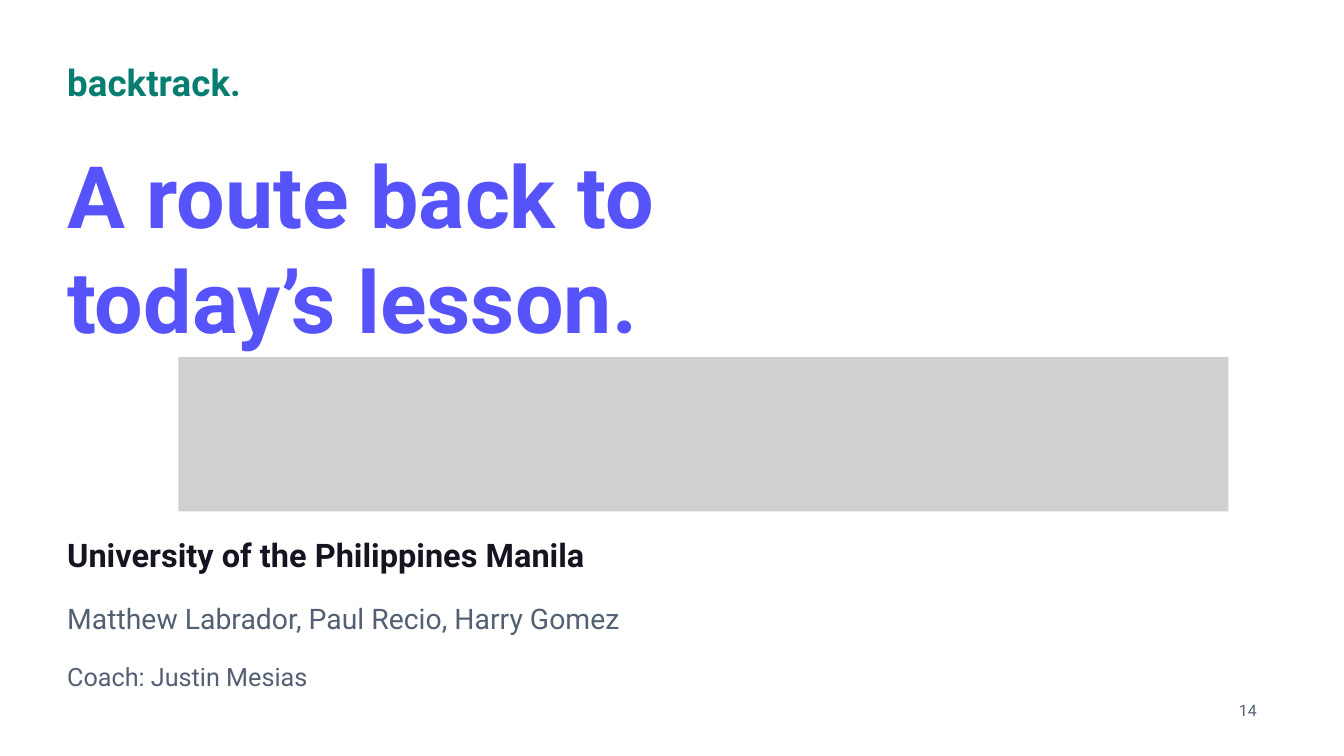
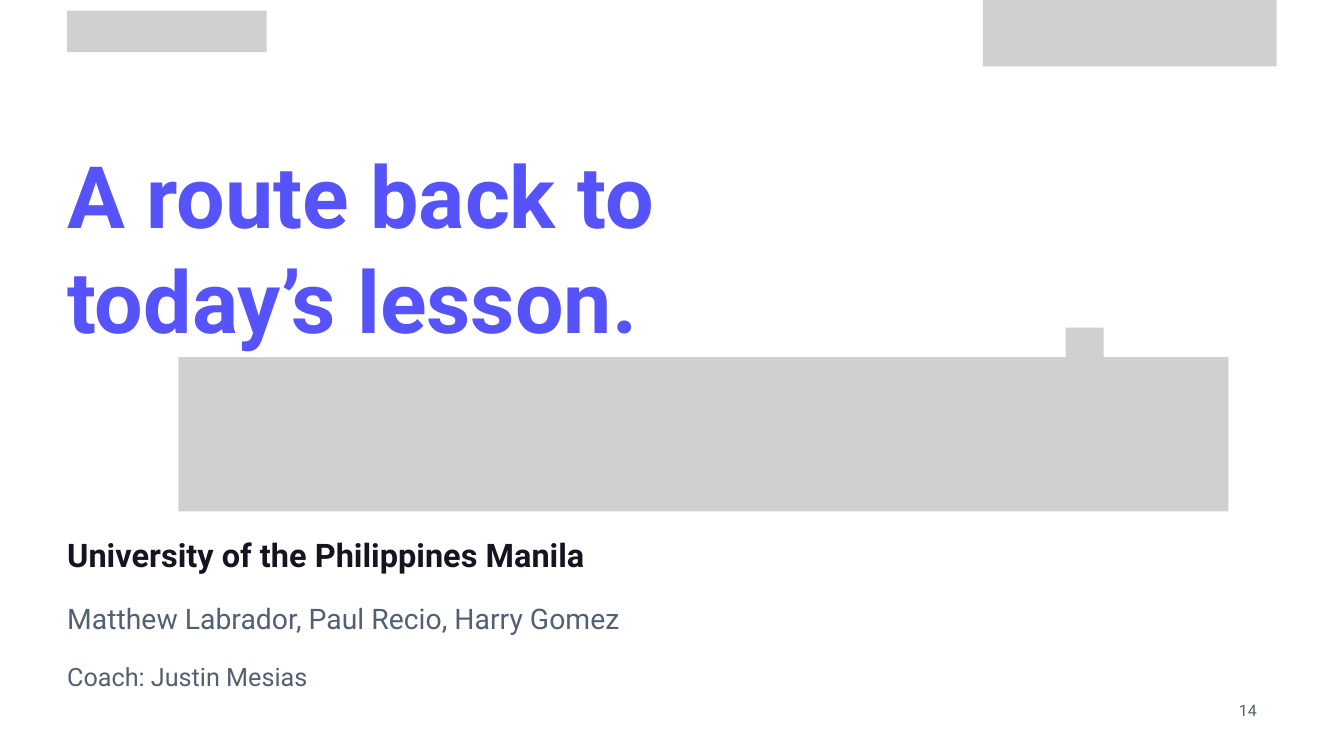
Before and after one commit to KhanAcademy-Backtrack/KhanAcademy-Backtrack-Demo, a slide deck: slide 14 of output/BACKTRACK_KEIC_2026_Embedded.pptx. Drawn at 1344x756 pixels with LibreOffice and Linux fonts; fonts in the diff are those of the drawing; grey boxes stand for pictures; background and template pictures are left out. Boxes give left, top, right and bottom in pixels: in the first picture for what was removed or moved away, otherwise in the second. Text is boxed around its words. In the diff, an @@ line names an element or a change of style, - is before the commit and + after.

```diff
--- a/output/BACKTRACK_KEIC_2026_Embedded.pptx
+++ b/output/BACKTRACK_KEIC_2026_Embedded.pptx
@@ picture added at bbox=[68, 10, 267, 51] @@
@@ picture added at bbox=[983, 0, 1277, 67] @@
@@ text removed at bbox=[67, 68, 241, 97] @@
-backtrack.
@@ picture added at bbox=[1066, 328, 1104, 378] @@
```
Also in this commit, not shown: 14 other slides changed, 52 other files.
